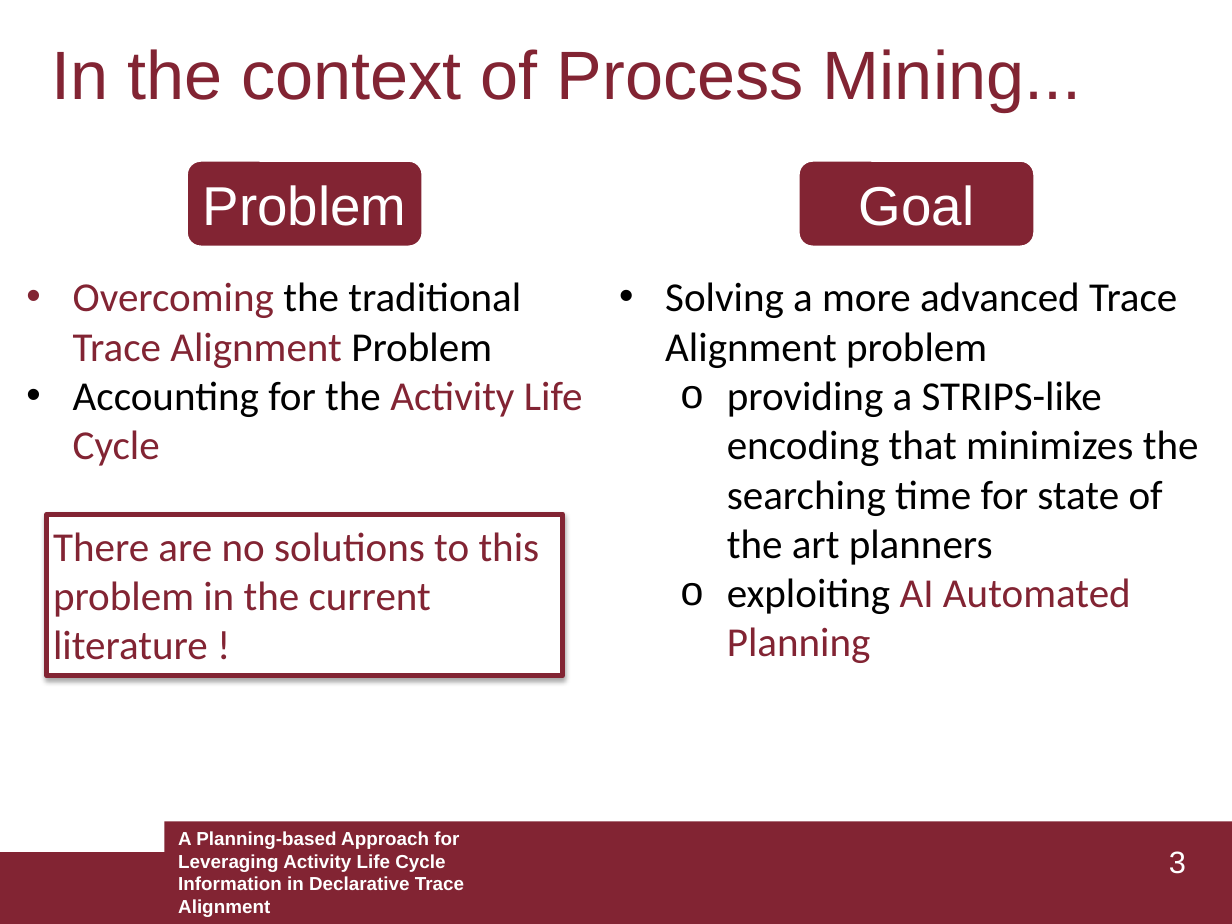
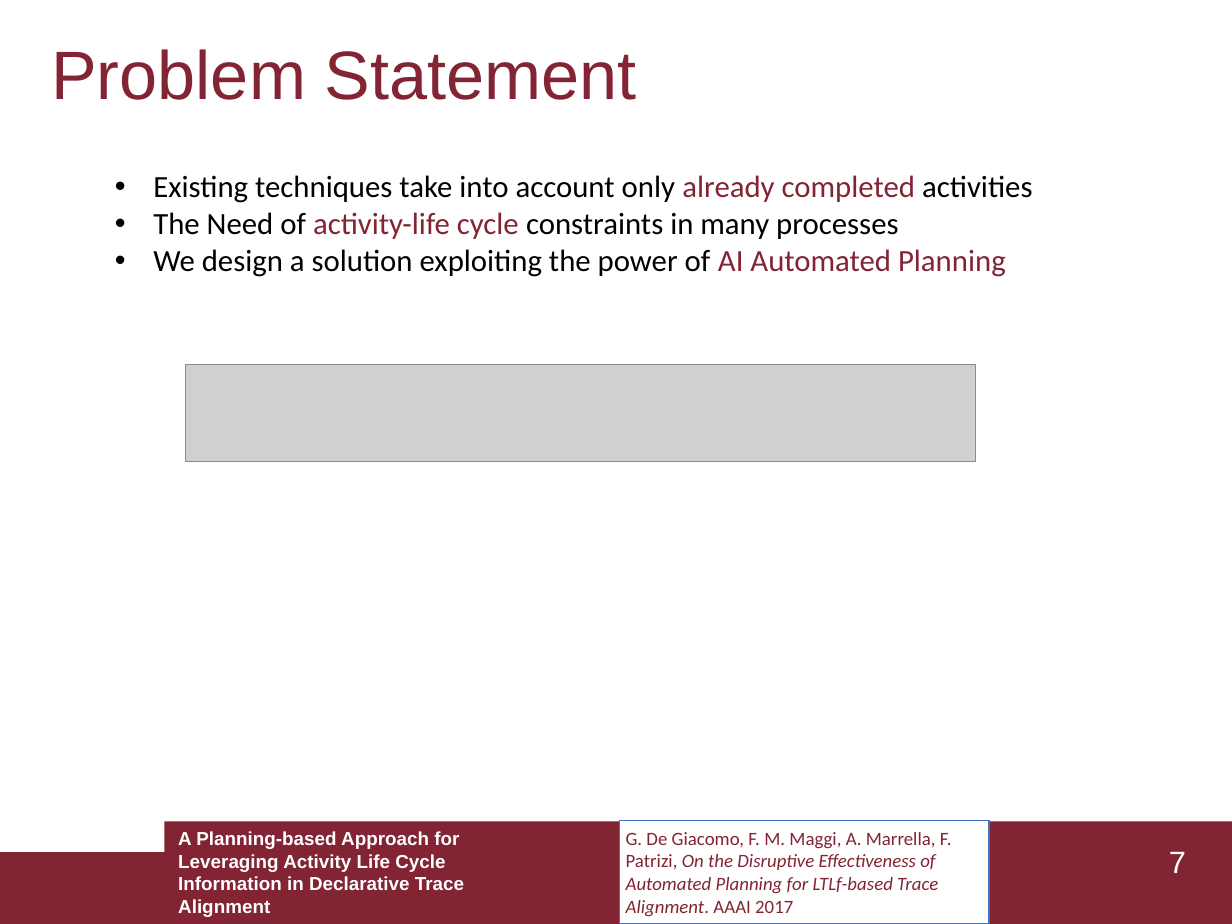
Before and after one commit to GianmarcoBordin/LifeCycleAligner, a slide deck: slide 7 of presentation/Thesis_presentation.pptx (slide 3 before the commit). Drawn at 1232x924 pixels with LibreOffice and Linux fonts; fonts in the diff are those of the drawing; grey boxes stand for pictures. Boxes give left, top, right and bottom in pixels: in the first picture for what was removed or moved away, otherwise in the second. Text is boxed around its words. In the diff, an @@ line names an element or a change of style, - is before the commit and + after.

```diff
--- a/presentation/Thesis_presentation.pptx
+++ b/presentation/Thesis_presentation.pptx
@@ text at (51, 49, 637, 100): text changed @@
-In the context of Process Mining...
+Problem Statement
@@ text added at (153, 175, 1032, 277), 18 pt, text #000000 @@
+• Existing techniques take into account only already completed activities
+• The Need of activity-life cycle constraints in many processes
+• We design a solution exploiting the power of AI Automated Planning
@@ rounded rectangle removed at (186, 160, 423, 248) @@
-Problem
@@ rounded rectangle removed at (798, 160, 1035, 248) @@
-Goal
@@ text removed at (73, 282, 583, 466) @@
-• Overcoming the traditional Trace Alignment Problem
-• Accounting for the Activity Life Cycle
@@ text removed at (665, 282, 1199, 663) @@
-• Solving a more advanced Trace Alignment problem
-  o providing a STRIPS-like encoding that minimizes the searching time for state of the art planners
-  o exploiting AI Automated Planning
@@ picture added at (186, 365, 976, 462) @@
@@ rectangle removed at (47, 514, 562, 675) @@
-There are no solutions to this problem in the current literature !
@@ rectangle added at (620, 821, 989, 924), fill #FFFFFF, outline #4472C4 1 pt, 11 pt, text #822433, italic @@
+G. De Giacomo, F. M. Maggi, A. Marrella, F. Patrizi, On the Disruptive Effectiveness of Automated Planning for LTLf-based Trace Alignment. AAAI 2017
@@ page number at (1169, 851, 1186, 873): text changed @@
-3
+7
```
Also in this commit, not shown: 12 other slides changed, 6 slides removed.
